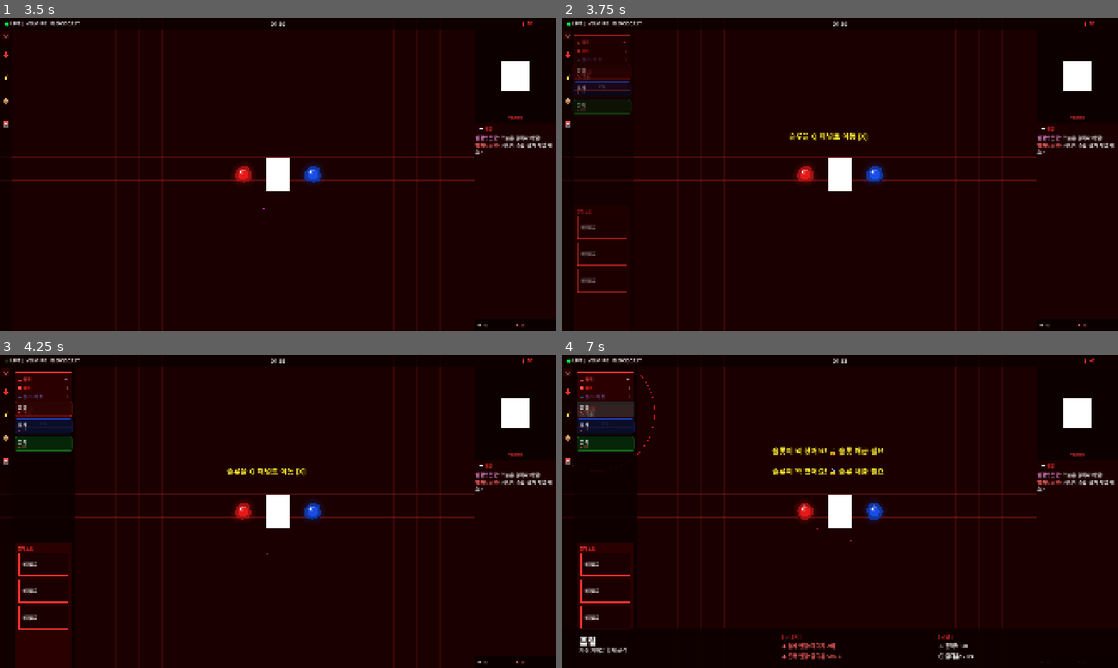
Above: before the commit, frames 1-4 (two rows, left to right).
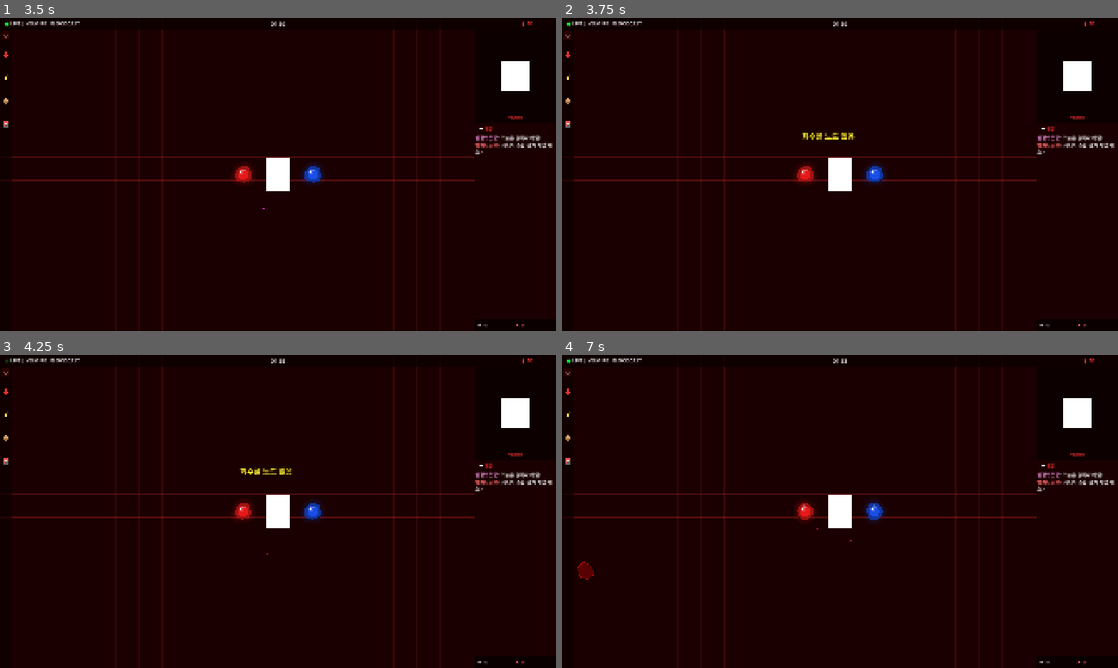
Above: after the commit, the same moments.

Repository: chalie-chariot/velmire
Game: Godot game, scene res://scenes/Main.tscn
The game is run twice, just before and just after one commit, with the same random seed, the same clock (stepped at 60 frames per second) and the same inputs.
Inputs (mouse positions are in pixels of both pictures, inside the frame that each line leads up to):
- Up to frame 1 (3.5 s): tap Enter at 0.5, 2.75 s; move the mouse to (400, 158) at 0.52 s; hold Shift 0.53-1.25 s; click (400, 158) at 0.67 s; drag from (166, 190) to (250, 237) at 1.27 s; tap Space at 2 s; move the mouse to (333, 105) at 2.02 s; tap E at 2.1 s; click (333, 105) at 2.17 s; drag from (250, 237) to (111, 127) at 2.77 s
- Up to frame 2 (3.75 s): tap Space at 3.5 s; move the mouse to (1006, 221) at 3.52 s; tap X at 3.6 s; click (1006, 221) at 3.67 s
- Up to frame 3 (4.25 s): no input
- Up to frame 4 (7 s): click (606, 408) at 4.25 s, where only the run before the commit has a clickable "흡혈"; click (606, 426) at 5 s, where only the run before the commit has a clickable "결계"; click (606, 442) at 5.75 s, where only the run before the commit has a clickable "증폭"; click (606, 408) at 6.5 s, where only the run before the commit has a clickable "흡혈"

Frame 1 is identical in both runs. In frame 2, 1.2% of the frame differs, in the area x 2-56%, y 5-88%; in frame 3, 2.0%; in frame 4, 3.7%, in the area x 0-96%, y 0-100%.

Commit message:
Q탭 , 슬롯 개념 보완

Diff:
--- a/velmire/scenes/Main.tscn
+++ b/velmire/scenes/Main.tscn
@@ -508,12 +508,13 @@
 layout_mode = 1
 anchors_preset = 0
 offset_left = 10.0
-offset_top = 120.0
+offset_top = 620.0
 offset_right = 210.0
-offset_bottom = 520.0
+offset_bottom = 1020.0
 theme_override_constants/separation = 8
 
 [node name="RecalledSlotsHolder" type="Control" parent="CanvasLayer/LeftPanel"]
+visible = false
 layout_mode = 1
 anchors_preset = 0
 offset_left = 10.0
--- a/velmire/scripts/GameNode.gd
+++ b/velmire/scripts/GameNode.gd
@@ -34,6 +34,7 @@
 var _range_fade_duration: float = 0.35
 var _mouse_down_for_click: bool = false
 var _mouse_down_pos: Vector2 = Vector2.ZERO
+var is_preview: bool = false
 
 const _DRAG_THRESHOLD: float = 10.0
 
@@ -47,7 +48,8 @@
 func _ready() -> void:
 	_generate_base_points()
 	_phase_offset = randf_range(0.0, TAU)
-	add_to_group("game_nodes")
+	if not is_preview:
+		add_to_group("game_nodes")
 	if node_type == "흡혈":
 		attack_cooldown = 2.0
 
@@ -95,6 +97,8 @@
 	return true
 
 func _input(event: InputEvent) -> void:
+	if is_preview:
+		return
 	if event is InputEventMouseButton:
 		var local_pos = to_local(get_global_mouse_position())
 		var is_hover: bool = local_pos.length() <= radius + 10.0
--- a/velmire/scripts/Main.gd
+++ b/velmire/scripts/Main.gd
@@ -65,9 +65,10 @@
 var _hint_hiding: bool = false
 var _hint_hide_tweens: Array = []
 var _unlock_animation_playing: bool = false  # 해금 애니 중엔 인디케이터 숨기지 않음
+var _indicator_was_hidden: bool = true
 var _pending_spawn_index: int = -1  # 재화 차감됐지만 아직 스폰 안된 슬롯 (중복 방지)
 var _slots_in_panel: bool = false  # X키로 슬롯이 Q 패널로 회수된 상태
-var _slot_data: Array = [null, null, null, null, null, null]  # 6개 인디케이터 슬롯
+var _slot_data: Array[String] = ["", "", "", "", "", ""]  # 6개 인디케이터 슬롯
 var _selected_nodes: Array = []
 var _combo_count: int = 0
 var _combo_timer: float = 0.0
@@ -233,8 +234,8 @@
 	_dots_container.add_child(blood_counter)
 
 	for i in range(6):
-		if i < _slot_data.size() and _slot_data[i] and is_instance_valid(_slot_data[i]):
-			_update_slot_visual(i, _slot_data[i])
+		if i < _slot_data.size():
+			_update_slot_visual(i)
 
 	_setup_slot_inputs()
 
@@ -246,22 +247,27 @@
 			continue
 		slot.mouse_filter = Control.MOUSE_FILTER_STOP
 		var idx: int = i
-		slot.gui_input.connect(func(ev): _on_indicator_slot_input(ev, idx))
-
-func _on_indicator_slot_input(event: InputEvent, index: int) -> void:
+		slot.gui_input.connect(func(ev): _on_slot_clicked(ev, idx))
+
+func _on_slot_clicked(event: InputEvent, index: int) -> void:
 	if not event is InputEventMouseButton:
 		return
 	if event.button_index != MOUSE_BUTTON_LEFT or not event.pressed:
 		return
-	var node = _slot_data[index] if index < _slot_data.size() else null
-	if node and is_instance_valid(node):
-		node.visible = true
-		node.is_in_indicator = false
-		node.global_position = get_viewport().get_mouse_position()
-		node._drag_offset = Vector2.ZERO
-		node.is_dragging = true
-		_slot_data[index] = null
-		_update_slot_visual(index, null)
+	var node_id = _slot_data[index] if index < _slot_data.size() else ""
+	if node_id == "":
+		return
+	var total_nodes: int = get_tree().get_nodes_in_group("game_nodes").size()
+	if total_nodes >= _unlocked_slots:
+		_shake_slot(index)
+		_show_deny_popup("슬롯이 꽉 찼어요! 🔓 슬롯 해금 필요")
+		return
+	for d in _owned_nodes:
+		if d["id"] == node_id:
+			_spawn_node_to_field(d)
+			_slot_data[index] = ""
+			_update_slot_visual(index)
+			break
 
 func _highlight_slot(index: int, on: bool) -> void:
 	var slots = _dots_container.get_children()
@@ -276,16 +282,19 @@
 		style.bg_color = Color(0.3, 0.1, 0.1, 0.9)
 		style.border_color = Color(1.0, 0.3, 0.3, 1.0)
 	else:
-		var node = _slot_data[index] if index < _slot_data.size() else null
-		if node and is_instance_valid(node):
+		var node_id = _slot_data[index] if index < _slot_data.size() else ""
+		var node_data = null
+		if node_id != "":
+			for d in _owned_nodes:
+				if d["id"] == node_id:
+					node_data = d
+					break
+		if node_data:
 			style.bg_color = Color(
-				node.node_color.r * 0.2,
-				node.node_color.g * 0.2,
-				node.node_color.b * 0.2, 0.9)
-			style.border_color = Color(
-				node.node_color.r,
-				node.node_color.g,
-				node.node_color.b, 0.8)
+				node_data["color"].r * 0.2,
+				node_data["color"].g * 0.2,
+				node_data["color"].b * 0.2, 0.9)
+			style.border_color = node_data["color"]
 		else:
 			style.bg_color = Color(0.05, 0.0, 0.0, 0.7)
 			style.border_color = Color(0.4, 0.1, 0.1, 0.6)
@@ -308,77 +317,83 @@
 
 func _register_to_slot(index: int, node: Node2D) -> void:
 	for i in range(_slot_data.size()):
-		if _slot_data[i] == node:
-			_slot_data[i] = null
-			_update_slot_visual(i, null)
-
-	_slot_data[index] = node
-	_update_slot_visual(index, node)
-
-	var slots = _dots_container.get_children()
-	if index < slots.size():
-		var slot = slots[index]
-		if slot is Control:
-			node.global_position = slot.global_position + Vector2(32, 32)
-			node._slot_position = node.global_position
-	node.is_placed = false
-	node.is_in_indicator = true
-	node.visible = false  # 필드에서 안보이게 숨김
-	node.is_selected = false
-
-func _update_slot_visual(index: int, node: Node2D) -> void:
+		if _slot_data[i] == node.node_id:
+			_slot_data[i] = ""
+			_update_slot_visual(i)
+	_slot_data[index] = node.node_id
+	_update_slot_visual(index)
+	# 필드에서 노드 제거 (데이터는 _owned_nodes에 보관)
+	var node_data = {"id": node.node_id, "type": node.node_type, "color": node.node_color}
+	var exists = false
+	for d in _owned_nodes:
+		if d["id"] == node.node_id:
+			exists = true
+			break
+	if not exists:
+		_owned_nodes.append(node_data)
+	node.queue_free()
+
+func _update_slot_visual(index: int) -> void:
 	var slots = _dots_container.get_children()
 	if index >= slots.size():
 		return
 	var slot = slots[index]
 	if not slot is Panel:
 		return
-
 	for child in slot.get_children():
-		child.queue_free()
-
-	var style: StyleBoxFlat = StyleBoxFlat.new()
+		slot.remove_child(child)
+		child.free()
+	var style = StyleBoxFlat.new()
 	style.set_corner_radius_all(32)
-
-	if node and is_instance_valid(node):
-		style.bg_color = Color(
-			node.node_color.r * 0.2,
-			node.node_color.g * 0.2,
-			node.node_color.b * 0.2, 0.9)
-		style.border_color = Color(
-			node.node_color.r,
-			node.node_color.g,
-			node.node_color.b, 0.8)
-
-		var label: Label = Label.new()
-		label.text = node.node_type
-		label.add_theme_font_size_override("font_size", 11)
-		label.add_theme_color_override("font_color",
-			Color(1.0, 1.0, 1.0, 0.9))
-		label.size = Vector2(64, 64)
-		label.horizontal_alignment = HORIZONTAL_ALIGNMENT_CENTER
-		label.vertical_alignment = VERTICAL_ALIGNMENT_CENTER
-		slot.add_child(label)
-	else:
-		style.bg_color = Color(0.05, 0.0, 0.0, 0.7)
-		style.border_color = Color(0.4, 0.1, 0.1, 0.6)
-
 	style.border_width_left = 2
 	style.border_width_right = 2
 	style.border_width_top = 2
 	style.border_width_bottom = 2
+	var node_id = _slot_data[index]
+	var node_data = null
+	if node_id != "":
+		for d in _owned_nodes:
+			if d["id"] == node_id:
+				node_data = d
+				break
+	if node_data:
+		style.bg_color = Color(
+			node_data["color"].r * 0.15,
+			node_data["color"].g * 0.15,
+			node_data["color"].b * 0.15, 0.9)
+		style.border_color = node_data["color"]
+		slot.add_theme_stylebox_override("panel", style)
+		slot.clip_contents = true
+
+		var node_scene = preload("res://scenes/GameNode.tscn")
+		var preview = node_scene.instantiate()
+		preview.node_id = node_data["id"]
+		preview.node_type = node_data["type"]
+		preview.node_color = node_data["color"]
+		preview.scale = Vector2(0.55, 0.55)
+		preview.position = Vector2(32, 32)
+		preview.set_process(false)
+		preview.set_physics_process(false)
+		preview.set_process_input(false)
+		preview.is_preview = true
+		slot.add_child(preview)
+	else:
+		style.bg_color = Color(0.05, 0.0, 0.0, 0.7)
+		style.border_color = Color(0.4, 0.1, 0.1, 0.6)
 	slot.add_theme_stylebox_override("panel", style)
 
 func _build_owned_nodes() -> void:
+	# 1. 기존 자식 전부 제거
 	for child in _owned_container.get_children():
 		child.queue_free()
+	# 2. 한 프레임 대기 (queue_free 완료)
 	await get_tree().process_frame
 
+	# 3. _owned_nodes 루프 (흡혈/결계/증폭 버튼)
 	for data in _owned_nodes:
 		var row: Button = Button.new()
 		row.custom_minimum_size = Vector2(190, 52)
 		row.text = ""
-
 		var style: StyleBoxFlat = StyleBoxFlat.new()
 		style.bg_color = Color(
 			data.color.r * 0.2,
@@ -392,7 +407,6 @@
 		style.border_width_top = 2
 		style.border_width_bottom = 2
 		row.add_theme_stylebox_override("normal", style)
-
 		var name_label: Label = Label.new()
 		name_label.text = data.type
 		name_label.add_theme_font_size_override("font_size", 15)
@@ -400,7 +414,6 @@
 			Color(1.0, 1.0, 1.0, 0.9))
 		name_label.position = Vector2(12, 8)
 		row.add_child(name_label)
-
 		var cost_label: Label = Label.new()
 		match data.id:
 			"absorb": cost_label.text = "🩸 10"
@@ -412,42 +425,28 @@
 			Color(1.0, 0.5, 0.5, 0.8))
 		cost_label.position = Vector2(12, 28)
 		row.add_child(cost_label)
-
 		row.gui_input.connect(func(ev): _on_owned_node_input(ev, data))
 		_owned_container.add_child(row)
 
-func _on_owned_node_input(event: InputEvent, data: Dictionary) -> void:
-	if not event is InputEventMouseButton:
-		return
-	if event.button_index != MOUSE_BUTTON_LEFT or not event.pressed:
-		return
-
-	var cost: int = 10
-	match data.id:
-		"absorb": cost = 10
-		"freeze": cost = 15
-		"resonate": cost = 20
-
-	if ResourceManager.blood < cost:
-		_show_deny_popup("혈액 부족! 🩸%d 필요" % cost)
-		return
-
-	var same_count: int = 0
-	for n in get_tree().get_nodes_in_group("game_nodes"):
-		if n.node_type == data.type:
-			same_count += 1
-	if same_count >= 2:
-		_show_deny_popup("%s 노드는 최대 2개까지!" % data.type)
-		return
-
-	var total_nodes: int = get_tree().get_nodes_in_group("game_nodes").size()
-	if total_nodes >= _unlocked_slots:
-		_show_deny_popup("슬롯이 꽉 찼어요! 🔓 슬롯 해금 필요")
-		return
-
-	if not ResourceManager.spend_blood(cost):
-		return
-
+	# 4. 빈 슬롯 3개
+	for _i in range(3):
+		var empty = Panel.new()
+		empty.custom_minimum_size = Vector2(190, 52)
+		var empty_style = StyleBoxFlat.new()
+		empty_style.bg_color = Color(0.08, 0.0, 0.0)
+		empty_style.border_color = Color(0.4, 0.0, 0.0)
+		empty_style.set_border_width_all(1)
+		empty.add_theme_stylebox_override("panel", empty_style)
+		var empty_label = Label.new()
+		empty_label.text = "비어있음"
+		empty_label.add_theme_color_override("font_color", Color(0.4, 0.0, 0.0))
+		empty_label.set_anchors_and_offsets_preset(Control.PRESET_CENTER)
+		empty.add_child(empty_label)
+		_owned_container.add_child(empty)
+
+	$CanvasLayer/LeftPanel/Card4_DeckSlots.hide()
+
+func _spawn_node_to_field(data: Dictionary) -> void:
 	var node_scene = preload("res://scenes/GameNode.tscn")
 	var node = node_scene.instantiate()
 	node.node_id = data.id
@@ -459,6 +458,40 @@
 	node._drag_offset = Vector2.ZERO
 	$EntityLayer.add_child(node)
 
+func _on_owned_node_input(event: InputEvent, data: Dictionary) -> void:
+	if not event is InputEventMouseButton:
+		return
+	if event.button_index != MOUSE_BUTTON_LEFT or not event.pressed:
+		return
+
+	var cost: int = 10
+	match data.id:
+		"absorb": cost = 10
+		"freeze": cost = 15
+		"resonate": cost = 20
+
+	if ResourceManager.blood < cost:
+		_show_deny_popup("혈액 부족! 🩸%d 필요" % cost)
+		return
+
+	var same_count: int = 0
+	for n in get_tree().get_nodes_in_group("game_nodes"):
+		if n.node_type == data.type:
+			same_count += 1
+	if same_count >= 2:
+		_show_deny_popup("%s 노드는 최대 2개까지!" % data.type)
+		return
+
+	var total_nodes: int = get_tree().get_nodes_in_group("game_nodes").size()
+	if total_nodes >= _unlocked_slots:
+		_show_deny_popup("슬롯이 꽉 찼어요! 🔓 슬롯 해금 필요")
+		return
+
+	if not ResourceManager.spend_blood(cost):
+		return
+
+	_spawn_node_to_field(data)
+
 func register_node_select(node: Node2D) -> void:
 	if node in _selected_nodes:
 		_selected_nodes.erase(node)
@@ -579,18 +612,7 @@
 	_pending_spawn_index = index
 	ResourceManager.spend_blood(data.cost)
 
-	# 노드 스폰 + 드래그 시작
-	var node_scene = preload("res://scenes/GameNode.tscn")
-	var node = node_scene.instantiate()
-	node.node_id = data.id
-	node.node_type = data.type
-	node.node_color = data.color
-	node.global_position = get_viewport().get_mouse_position()
-	node._slot_position = get_viewport().get_mouse_position()
-	node.is_dragging = true
-	node._drag_offset = Vector2.ZERO
-	$EntityLayer.add_child(node)
-
+	_spawn_node_to_field(data)
 	call_deferred("_clear_pending_spawn")  # 프레임 끝에 초기화 (중복 이벤트 방지)
 	get_viewport().set_input_as_handled()
 
@@ -940,12 +962,16 @@
 			_hint_area.visible = true
 			_hint_area.modulate = Color(1, 1, 1, 1)
 			_hint_area.position = Vector2(_hint_area.position.x, 1020.0)
+			if _indicator_was_hidden:
+				_indicator_was_hidden = false
+				for i in range(_slot_data.size()):
+					_update_slot_visual(i)
 
 			var area_tween: Tween = _hint_area.create_tween()
 			area_tween.tween_property(_hint_area, "position:y", 950.0, 0.35
 			).set_ease(Tween.EASE_OUT).set_trans(Tween.TRANS_BACK)
 
-			var dots: Array = _dots_container.get_children()
+			var dots = _dots_container.get_children()
 			for i in range(dots.size()):
 				var dot: Control = dots[i]
 				if dot.name == "BloodBG" or dot.name == "BloodCounter":
@@ -963,6 +989,7 @@
 				).set_ease(Tween.EASE_OUT).set_trans(Tween.TRANS_BACK)
 				tween.parallel().tween_property(dot, "modulate", Color(1, 1, 1, 1), 0.25)
 	else:
+		_indicator_was_hidden = true
 		if not _slots_in_panel and _hint_area.visible and not _hint_hiding and not _unlock_animation_playing:
 			_hint_hiding = true
 			_hint_hide_tweens.clear()
@@ -1468,50 +1495,29 @@
 
 func _recall_slots_to_panel() -> void:
 	if _slots_in_panel:
-		_show_deny_popup("이미 Q 패널에 있습니다 [X]")
-		return
-
-	var card = $CanvasLayer/LeftPanel.get_node_or_null("RecalledSlotsHolder")
-	if not card:
-		_show_deny_popup("보유 노드 카드 없음")
-		return
-
-	# SlotsGrid 컨테이너 준비
-	var grid = card.get_node_or_null("SlotsGrid")
-	if not grid:
-		grid = GridContainer.new()
-		grid.name = "SlotsGrid"
-		grid.columns = 3
-		grid.position = Vector2(12, 40)
-		grid.add_theme_constant_override("h_separation", 10)
-		grid.add_theme_constant_override("v_separation", 10)
-		card.add_child(grid)
-
-	# _dots_container에서 슬롯만 추출 (BloodBG, BloodCounter 제외)
-	var slot_controls: Array[Control] = []
-	for child in _dots_container.get_children():
-		if child.name == "BloodBG" or child.name == "BloodCounter":
-			continue
-		if child is Control:
-			slot_controls.append(child)
-
-	for i in range(slot_controls.size()):
-		var slot: Control = slot_controls[i]
-		slot.reparent(grid)
-		slot.position = Vector2.ZERO
-		slot.size = Vector2(58, 58)
-		slot.custom_minimum_size = Vector2(58, 58)
-
-	_hint_area.visible = false
+		_show_deny_popup("이미 회수했습니다 [X]")
+		return
+
+	var recalled_count = 0
+	for i in range(_slot_data.size()):
+		if _slot_data[i] != "":
+			recalled_count += 1
+		_slot_data[i] = ""
+		_update_slot_visual(i)
+
+	if recalled_count > 0:
+		_build_owned_nodes()
+		_slots_in_panel = true
+		if not _left_open:
+			_slide_left_open()
+			_left_open = true
+		_show_deny_popup("노드 %d개 회수됨" % recalled_count)
+	else:
+		_show_deny_popup("회수할 노드 없음")
+
 	_hint_hiding = false
-	_hint_hide_tweens.clear()
-	_slots_in_panel = true
-
-	if not _left_open:
-		_slide_left_open()
-		_left_open = true
-
-	_show_deny_popup("슬롯을 Q 패널로 이동 [X]")
+	_hint_area.visible = false  # 완전히 숨긴 상태로 리셋
+	_indicator_was_hidden = true  # 다시 올라올 수 있게
 
 func _on_left_tab_gui_input(event: InputEvent) -> void:
 	if event is InputEventMouseButton and event.pressed and event.button_index == MOUSE_BUTTON_LEFT:
